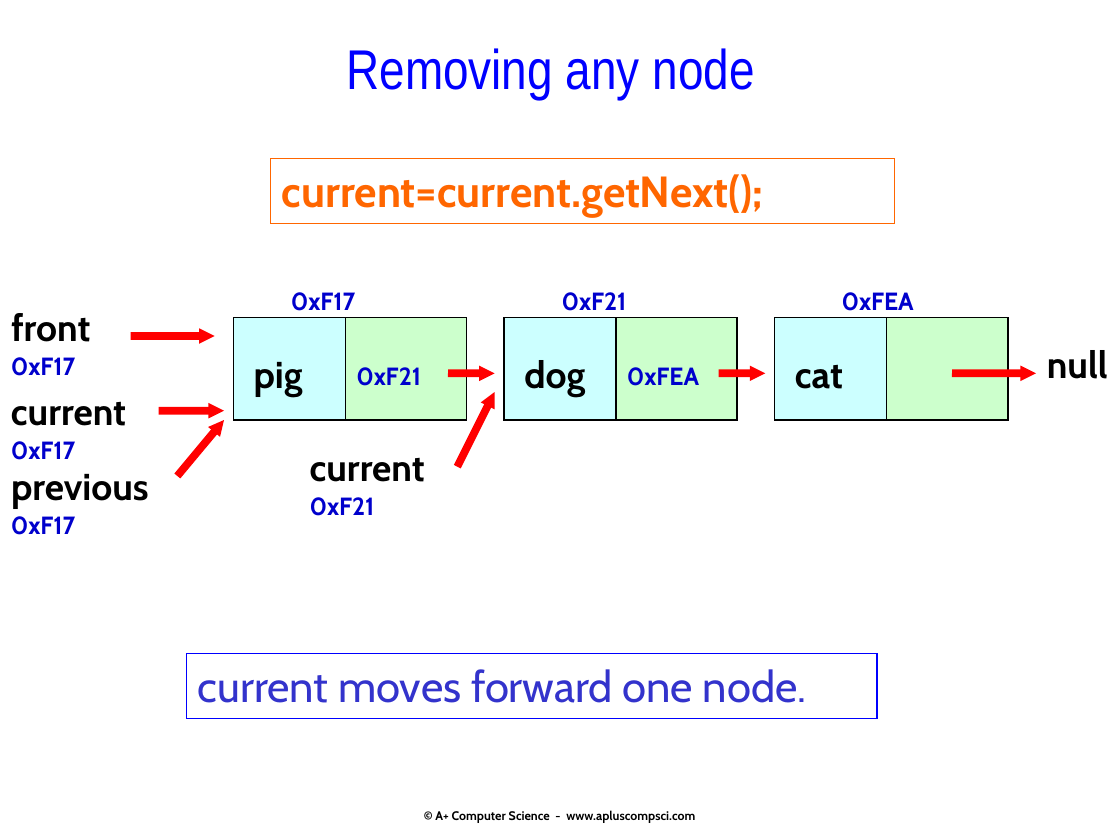
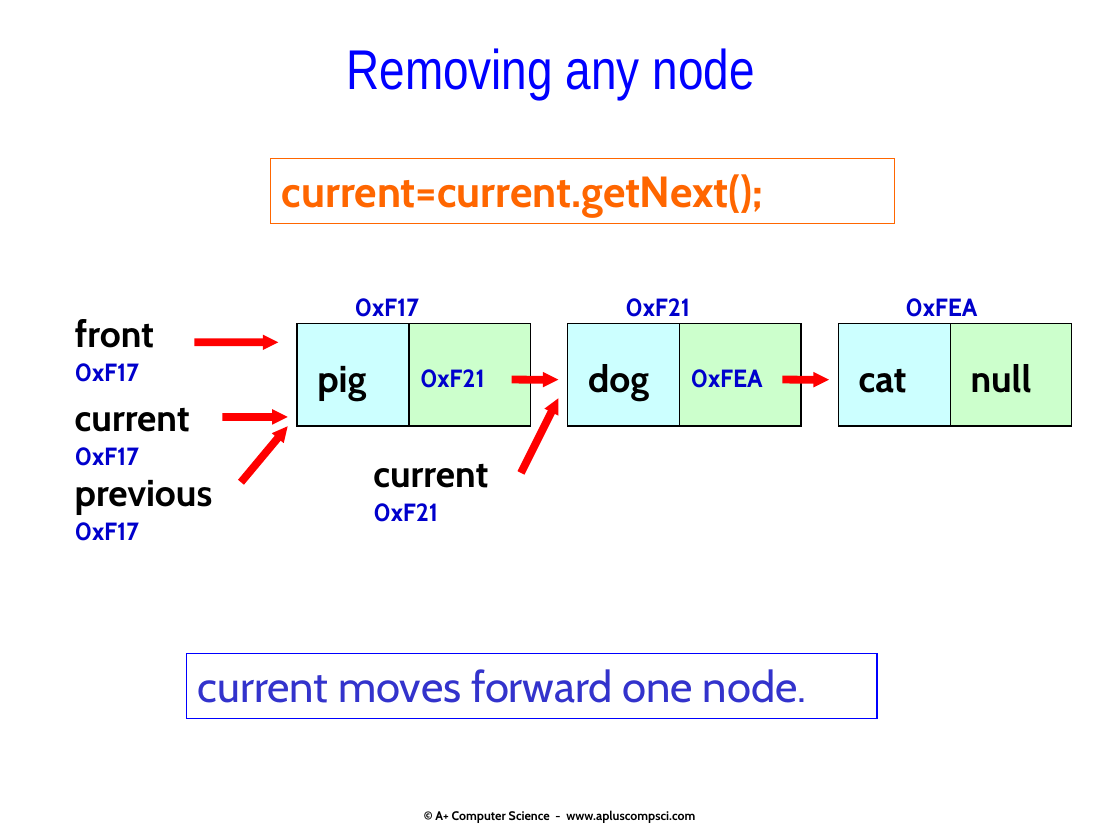
Before and after one commit to Cy-FairCS/cs3, a slide deck: slide 56 of u07a_linkedLists/notes/_linklists.16.pptx (slide 52 before the commit). Drawn at 1120x840 pixels with LibreOffice and Linux fonts; fonts in the diff are those of the drawing. Boxes give left, top, right and bottom in pixels: in the first picture for what was removed or moved away, otherwise in the second. Text is boxed around its words. In the diff, an @@ line names an element or a change of style, - is before the commit and + after.

```diff
--- a/u07a_linkedLists/notes/_linklists.16.pptx
+++ b/u07a_linkedLists/notes/_linklists.16.pptx
@@ text "0xF21": place and size @@
-text "0xF21" at (356, 367, 421, 386)
+text "0xF21" at (420, 369, 485, 388)
@@ text "0xFEA": place and size @@
-text "0xFEA" at (627, 367, 699, 386)
+text "0xFEA" at (691, 369, 763, 388)
@@ text "null": place and size @@
-text "null" at (1047, 350, 1108, 379)
+text "null" at (971, 364, 1032, 393)
@@ arrow removed from (952, 373) to (1036, 373) @@
@@ 14 texts, 6 arrows, 6 rectangles: place and size @@
-14 texts, 6 arrows, 6 rectangles at (11, 292, 1008, 535)
+14 texts, 6 arrows, 6 rectangles at (75, 298, 1072, 541)
```
Also in this commit, not shown: 20 other slides changed, 10 slides added, 2 slides removed, 13 other files.
